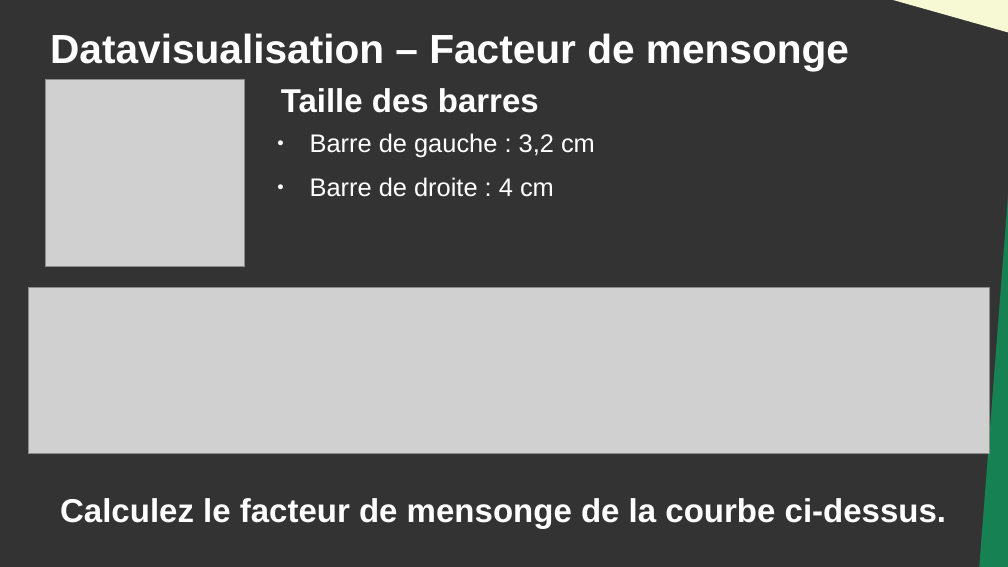
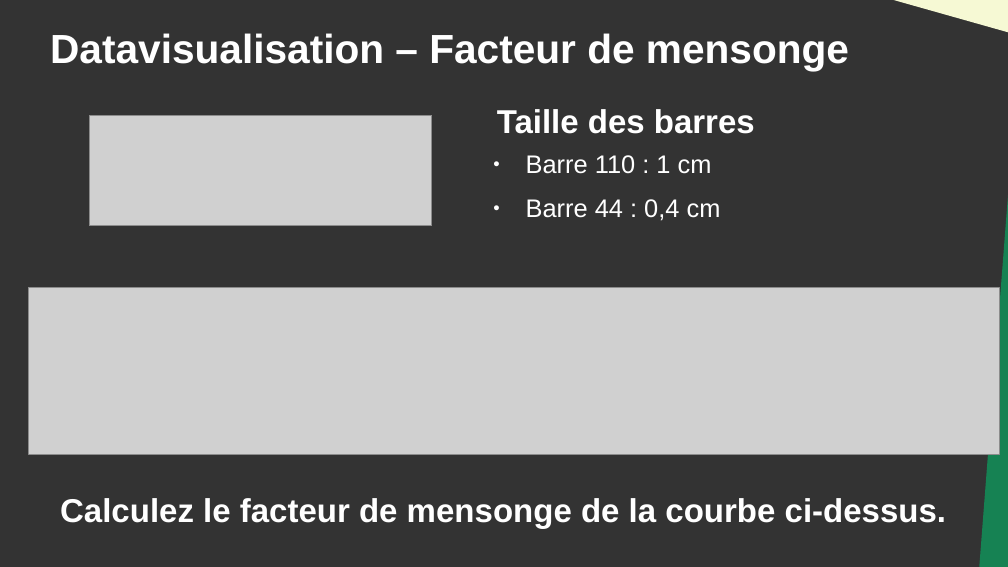
Before and after one commit to DanYellow/cours, a slide deck: slide 20 of data-journalisme-s4/travaux-pratiques/numero-4/presentation.odp. Drawn at 1008x567 pixels with LibreOffice and Linux fonts; fonts in the diff are those of the drawing; grey boxes stand for pictures. Boxes give left, top, right and bottom in pixels: in the first picture for what was removed or moved away, otherwise in the second. Text is boxed around its words. In the diff, an @@ line names an element or a change of style, - is before the commit and + after.

```diff
--- a/data-journalisme-s4/travaux-pratiques/numero-4/presentation.odp
+++ b/data-journalisme-s4/travaux-pratiques/numero-4/presentation.odp
@@ picture: place and size @@
-picture at (46, 80, 245, 266)
+picture at (89, 115, 432, 226)
@@ title "Taille des barres": place and size @@
-title "Taille des barres" at (281, 88, 539, 113)
+title "Taille des barres" at (497, 109, 755, 134)
@@ text at (526, 155, 721, 221): text changed @@
-● Barre de gauche : 3,2 cm
-● Barre de droite : 4 cm
+● Barre 110 : 1 cm
+● Barre 44 : 0,4 cm
@@ picture: place and size @@
-picture at (28, 288, 990, 455)
+picture at (28, 288, 999, 456)
```
Also in this commit, not shown: 10 other slides changed, 3 slides added, 1 slide removed, 8 other files.
